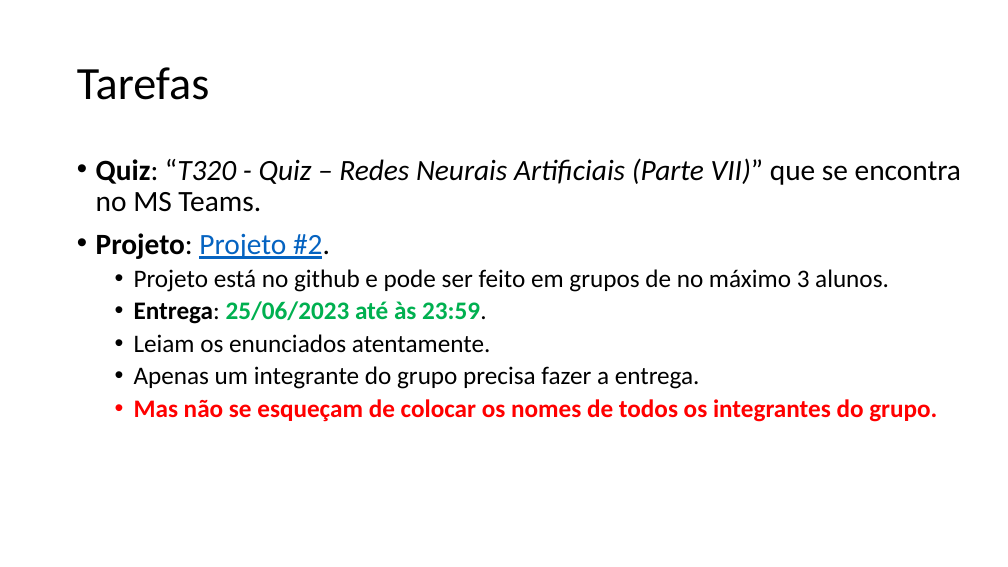
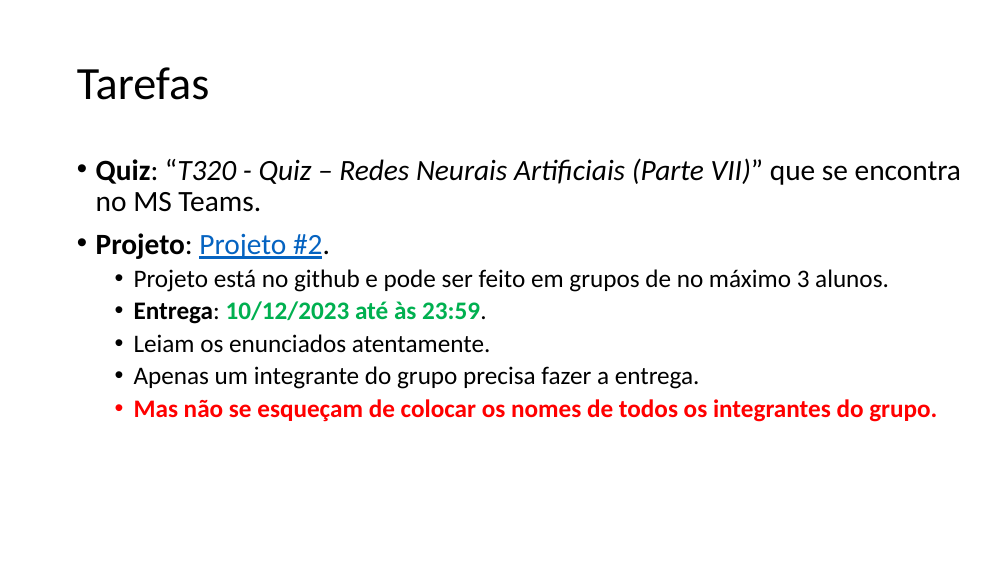
Before and after one commit to zz4fap/t320_aprendizado_de_maquina, a slide deck: slide 21 of slides/T320_Redes_Neurais_Artificiais (Parte IV).pptx (slide 17 before the commit). Drawn at 1008x567 pixels with LibreOffice and Linux fonts; fonts in the diff are those of the drawing. Boxes give left, top, right and bottom in pixels: in the first picture for what was removed or moved away, otherwise in the second. Text is boxed around its words. In the diff, an @@ line names an element or a change of style, - is before the commit and + after.

Commit message:
update of slides

```diff
--- a/slides/T320_Redes_Neurais_Artificiais (Parte IV).pptx
+++ b/slides/T320_Redes_Neurais_Artificiais (Parte IV).pptx
@@ text at (134, 301, 487, 324): text changed @@
-  • Entrega: 25/06/2023 até às 23:59.
+  • Entrega: 10/12/2023 até às 23:59.
```
Also in this commit, not shown: 7 slides added, 3 slides removed, 1 other file.
